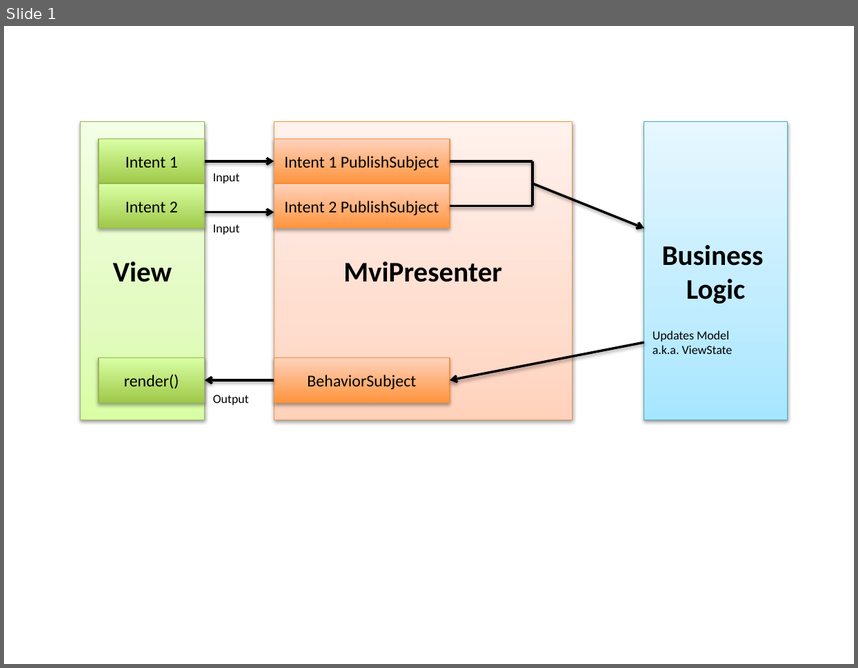
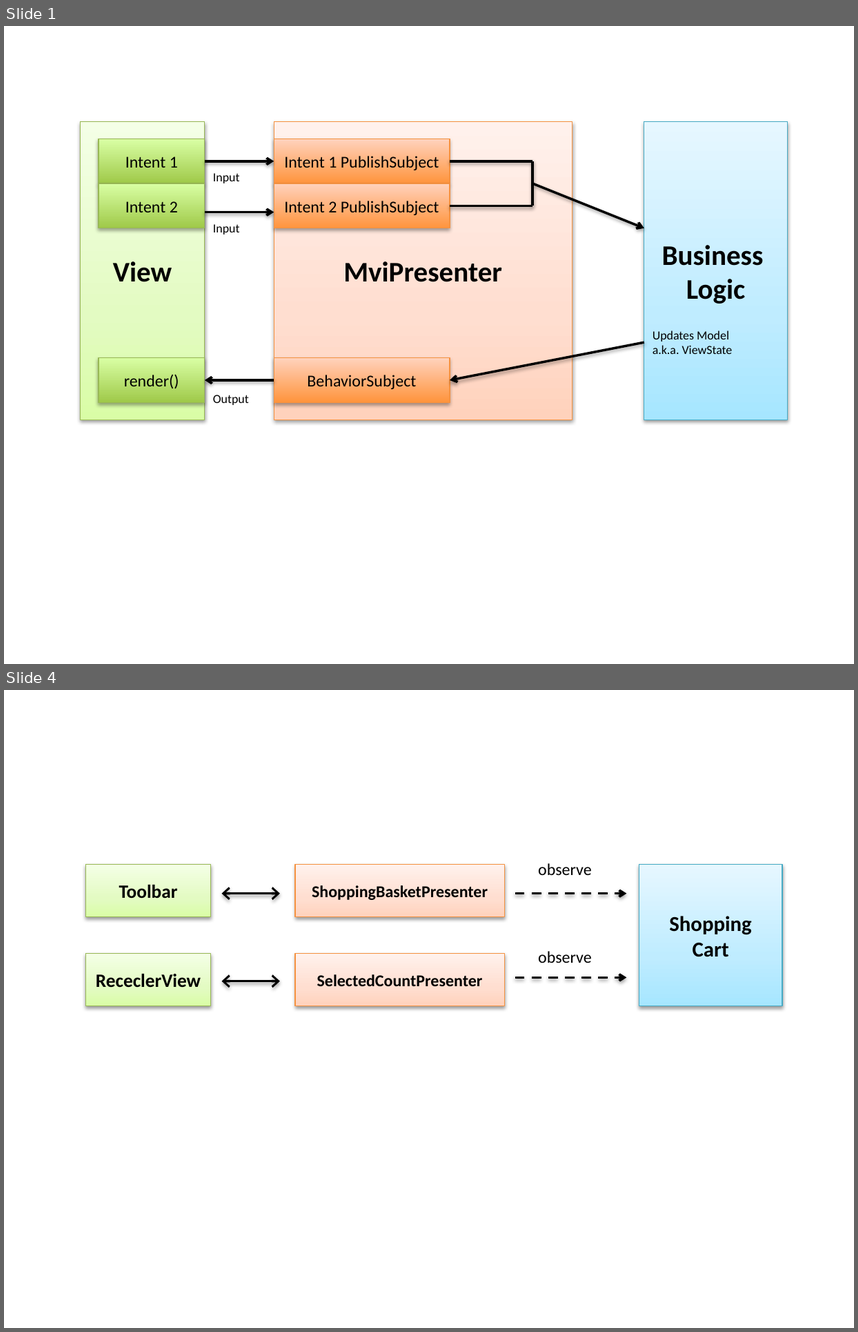
Before and after one commit to sockeqwe/website-old, a slide deck: images/mvi-mosby3/MviPresenterFlow.pptx. Shown one above the other, each under a label of ours: slide 1 before the commit, slides 1 and 4 after it; the slides between them are not shown. The pictures are 858x668 and 858x1332 pixels, drawn with LibreOffice and Linux fonts; fonts in the diff are those of the drawing. Boxes give left, top, right and bottom in pixels: in the first picture for what was removed or moved away, otherwise in the second. Text is boxed around its words. In the diff, an @@ line names an element or a change of style, - is before the commit and + after.

```diff
--- a/images/mvi-mosby3/MviPresenterFlow.pptx
+++ b/images/mvi-mosby3/MviPresenterFlow.pptx
@@ slide 4 added at bbox=[4, 690, 854, 1328], background #FFFFFF @@
@@ rectangle added at bbox=[85, 865, 210, 917], fill gradient #DAFDA7 to #E4FCC2 to #F5FFE7, outline #98B955 0.75 pt, 16 pt, text #000000, bold @@
+Toolbar
@@ rectangle added at bbox=[296, 865, 505, 917], fill gradient #FFD2BD to #FFDED0 to #FFF2ED, outline #F69240 0.75 pt, 14 pt, text #000000, bold @@
+ShoppingBasketPresenter
@@ text added at bbox=[538, 863, 592, 875], 14 pt, text #000000 @@
+observe
@@ rectangle added at bbox=[639, 865, 783, 1005], fill gradient #A7E6FF to #C1EDFF to #E7F8FF, outline #46AAC5 0.75 pt, 18 pt, text #000000, bold @@
+Shopping
+Cart
@@ double arrow added from (221, 893) to (280, 893), #000000 2 pt @@
@@ arrow added from (515, 893) to (626, 893), #000000 2 pt dashed @@
@@ rectangle added at bbox=[85, 954, 210, 1006], fill gradient #DAFDA7 to #E4FCC2 to #F5FFE7, outline #98B955 0.75 pt, 16 pt, text #000000, bold @@
+RececlerView
@@ rectangle added at bbox=[296, 954, 505, 1006], fill gradient #FFD2BD to #FFDED0 to #FFF2ED, outline #F69240 0.75 pt, 14 pt, text #000000, bold @@
+SelectedCountPresenter
@@ text added at bbox=[538, 951, 592, 963], 14 pt, text #000000 @@
+observe
@@ arrow added from (515, 977) to (626, 977), #000000 2 pt dashed @@
@@ double arrow added from (221, 980) to (280, 980), #000000 2 pt @@
```
Also in this commit, not shown: 2 slides changed, 2 other files.
